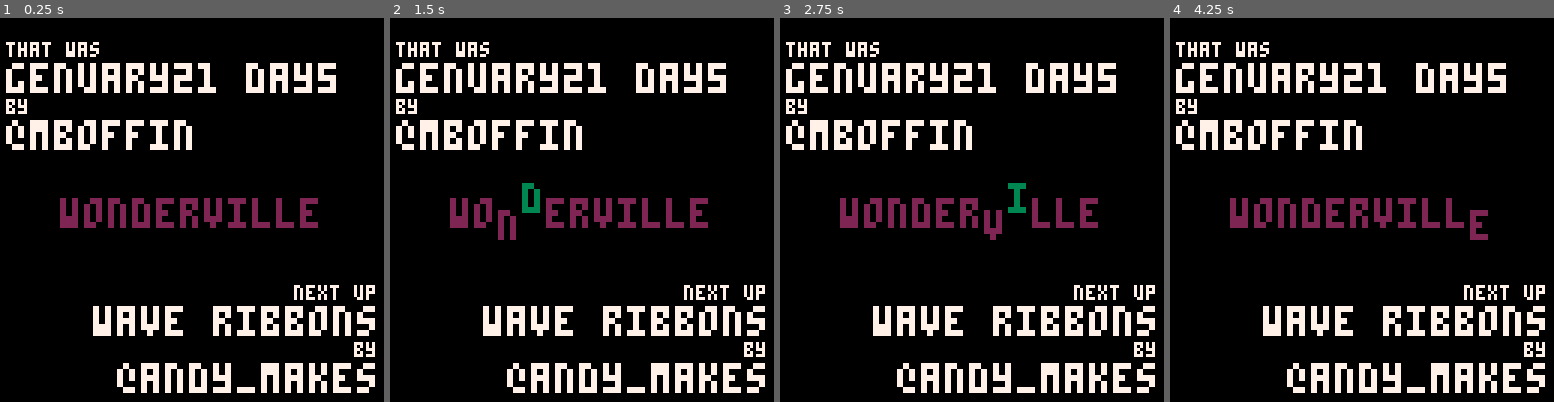
Above: before the commit, frames 1-4 (left to right).
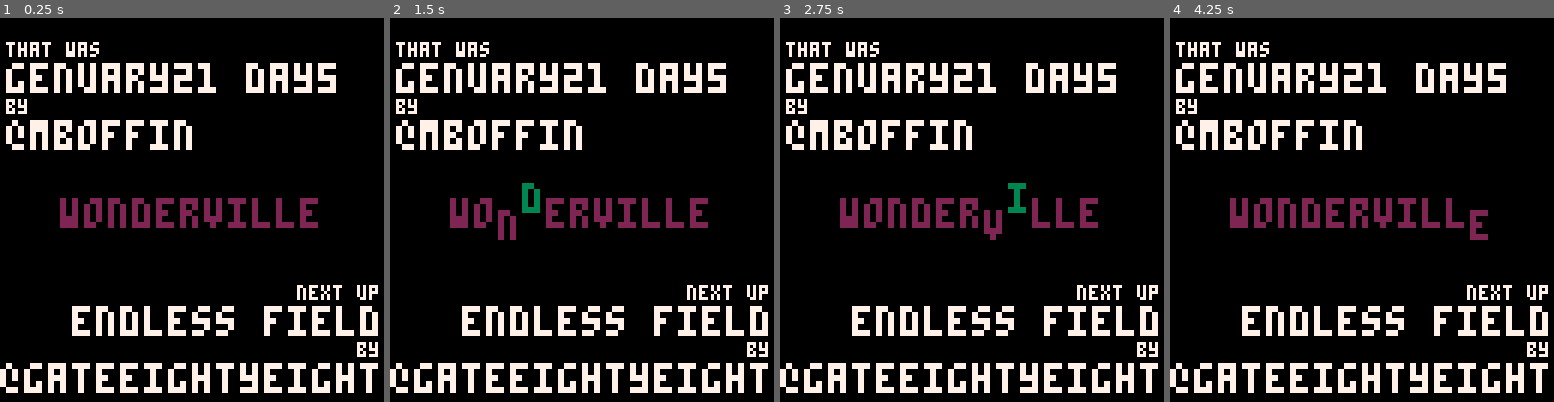
Above: after the commit, the same moments.

Repository: DBAA/pico8-slideshow
Game: PICO-8 cartridge hub.p8
Same seed, same stepped clock (60 frames per second), same inputs: the game is played once before the commit and once after it.
Inputs:
- Up to frame 1 (0.25 s): no input
- Up to frame 2 (1.5 s): no input
- Up to frame 3 (2.75 s): no input
- Up to frame 4 (4.25 s): hold Right 2.87-3.53 s; hold Right from 4.13 s (still down)

The runs differ from the first frame. In frame 1, 7.1% of the frame differs, in the area x 0-99%, y 69-98%; in frame 2, 7.1%; in frame 3, 7.1%; in frame 4, 7.1%.

Commit message:
made changes based on wonderville install

Diff:
--- a/start.p8
+++ b/hub.p8
@@ -2,19 +2,18 @@
 version 16
 __lua__
 
---todo:
---skip button
+--put this file in the /carts folder on the pico-pi
 
 --baisc info
-time_to_show_carts = 60
+time_to_show_carts = 90
 time_to_show_info = 8
 
 explainer_time = 10
 chance_to_show_explainer = 0.10
 
-my_name = "start" --this needs to match the name of this file but without ".p8"
-
-folder_name = "carts/" --name of the folder with the carts. should be adjacent to this file
+my_name = "hub" --this needs to match the name of this file but without ".p8"
+
+folder_name = "tweets/" --name of the folder with the carts. should be adjacent to this file
 
 --cart info
   --id is the name of the file that will be loaded (without ".p8")
@@ -32,6 +31,11 @@
     creator="@mboffin"
   },
   {
+    id="endless_field",
+    name="endless field",
+    creator="@gateeightyeight"
+  },
+  {
     id="wave_ribbons",
     name="wave ribbons",
     creator="@andy_makes"
@@ -52,6 +55,12 @@
     name="breathe",
     creator="@gateeighteight"
   },
+
+  {
+    id="3d-helix",
+    name="3d helix",
+    creator="@p01"
+  },
   {
     id="the_big_crunch",
     name="the big crunch",
@@ -63,11 +72,6 @@
     creator="@p01"
   },
   {
-    id="3d-helix",
-    name="3d helix",
-    creator="@p01"
-  },
-  {
     id="tweet_2020-08-27",
     name="ghost lights",
     creator="@andy_makes"
@@ -105,6 +109,7 @@
 
   --figure out where we are
   cur_id = stat(6)
+  printh("cur id:"..cur_id)
 
   cur_id_num = 2
   for i=1,#order do
@@ -113,12 +118,17 @@
     end
   end
 
+  --if we were passed "random" as the id, select one at random
+  if cur_id == "random" then
+    cur_id_num = flr(1+rnd(#order))
+  end
+
   next_id_num = cur_id_num + 1
   if next_id_num > #order then
     next_id_num = 1
   end
 
-  printh("cur id "..cur_id_num)
+  printh("cur id num:"..cur_id_num)
 
   --time to give an explainer?
   if rnd(1) < chance_to_show_explainer then
@@ -164,7 +174,7 @@
   color(7)
 
   local left_x = 2
-  local right_x = 126
+  local right_x = 127
   local y_pos = 8
   local text_col = 7
 
--- /dev/null
+++ b/rom.p8
@@ -0,0 +1,9 @@
+pico-8 cartridge // http://www.pico-8.com
+version 16
+__lua__
+
+-- put this in the root directory of pico-pi
+-- it must be named rom.p8
+
+-- all this cart does is launch the hub
+load("hub", "", "random")
Not shown, added: how_to.txt
Not shown, changed: .gitignore
